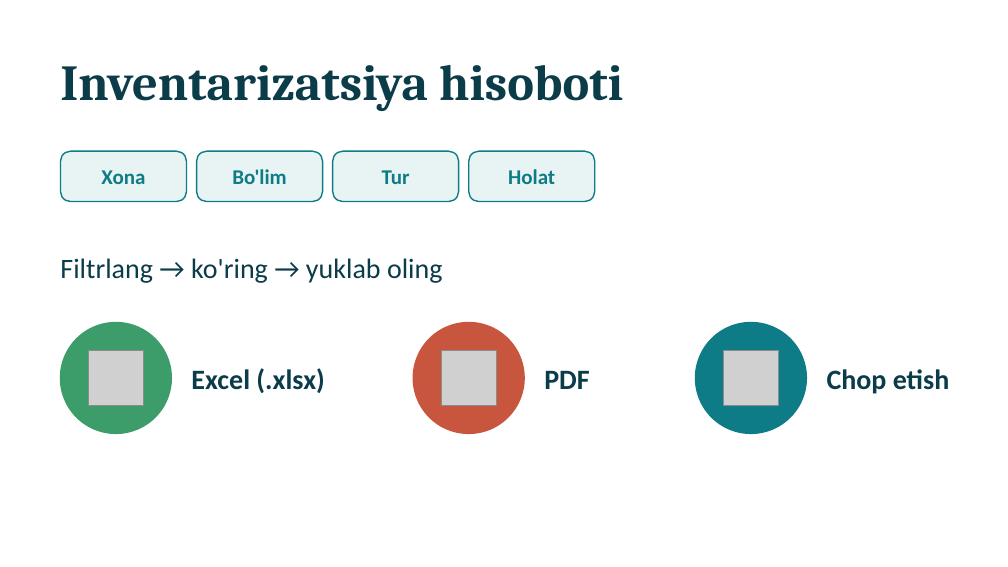
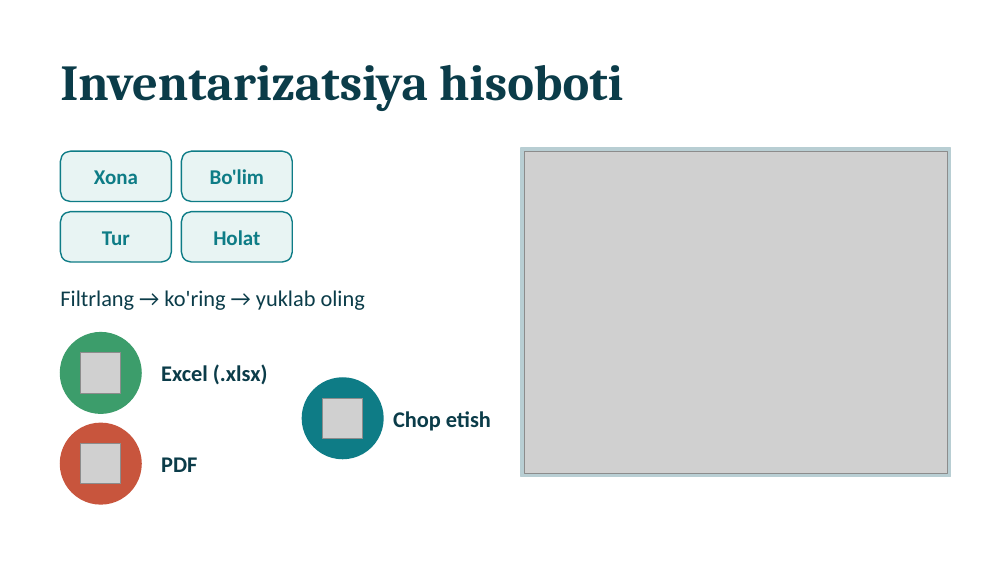
Before and after one commit to artikmuratovdev/InvenTrack, a slide deck: slide 13 of presentation/InvenTrack-Pitch.pptx. Drawn at 1008x567 pixels with LibreOffice and Linux fonts; fonts in the diff are those of the drawing; grey boxes stand for pictures. Boxes give left, top, right and bottom in pixels: in the first picture for what was removed or moved away, otherwise in the second. Text is boxed around its words. In the diff, an @@ line names an element or a change of style, - is before the commit and + after.

```diff
--- a/presentation/InvenTrack-Pitch.pptx
+++ b/presentation/InvenTrack-Pitch.pptx
@@ rectangle added at [521, 148, 951, 477], fill #B8CED3, outline #B8CED3 1 pt @@
@@ text "Xona": place and size @@
-text "Xona" at [101, 170, 145, 184]
+text "Xona" at [94, 170, 138, 184]
@@ rounded rectangle: place and size @@
-rounded rectangle at [60, 151, 186, 202]
+rounded rectangle at [60, 151, 171, 202]
@@ text "Bo'lim": place and size @@
-text "Bo'lim" at [232, 169, 286, 184]
+text "Bo'lim" at [210, 169, 264, 184]
@@ rounded rectangle: place and size @@
-rounded rectangle at [197, 151, 323, 202]
+rounded rectangle at [181, 151, 292, 202]
@@ picture added at [524, 151, 948, 474] @@
@@ text "Tur": place and size @@
-text "Tur" at [382, 170, 410, 184]
+text "Tur" at [102, 231, 130, 245]
@@ rounded rectangle: place and size @@
-rounded rectangle at [333, 151, 459, 202]
+rounded rectangle at [60, 212, 171, 262]
@@ text "Holat": place and size @@
-text "Holat" at [508, 169, 555, 184]
+text "Holat" at [213, 230, 260, 245]
@@ rounded rectangle: place and size @@
-rounded rectangle at [469, 151, 595, 202]
+rounded rectangle at [181, 212, 292, 262]
@@ text "Filtrlang → ko'ring → yuklab ...": place and size @@
-text "Filtrlang → ko'ring → yuklab ..." at [60, 258, 443, 283]
+text "Filtrlang → ko'ring → yuklab ..." at [60, 290, 365, 310]
@@ ellipse removed at [413, 323, 524, 433] @@
@@ ellipse removed at [696, 323, 806, 433] @@
@@ ellipse: place and size @@
-ellipse at [60, 323, 171, 433]
+ellipse at [60, 333, 141, 413]
@@ picture: place and size @@
-picture at [89, 351, 144, 406]
+picture at [81, 353, 121, 393]
@@ text "Excel (.xlsx)": place and size @@
-text "Excel (.xlsx)" at [191, 368, 324, 393]
+text "Excel (.xlsx)" at [161, 364, 268, 384]
@@ ellipse added at [302, 378, 383, 459], fill #0E7C86, outline #0E7C86 1 pt @@
@@ size 20 to 16 pt in 4 elements at [60, 290, 365, 310], [161, 364, 268, 384], [161, 457, 197, 472], [393, 411, 491, 431] @@
@@ text "Chop etish": place and size @@
-text "Chop etish" at [827, 369, 950, 394]
+text "Chop etish" at [393, 411, 491, 431]
@@ picture: place and size @@
-picture at [723, 351, 778, 406]
+picture at [323, 398, 363, 438]
@@ ellipse added at [60, 423, 141, 504], fill #C8553D, outline #C8553D 1 pt @@
@@ picture: place and size @@
-picture at [442, 351, 497, 406]
+picture at [81, 444, 121, 484]
@@ text "PDF": place and size @@
-text "PDF" at [544, 370, 589, 389]
+text "PDF" at [161, 457, 197, 472]
```
Also in this commit, not shown: 1 other slide changed, 9 other files.
